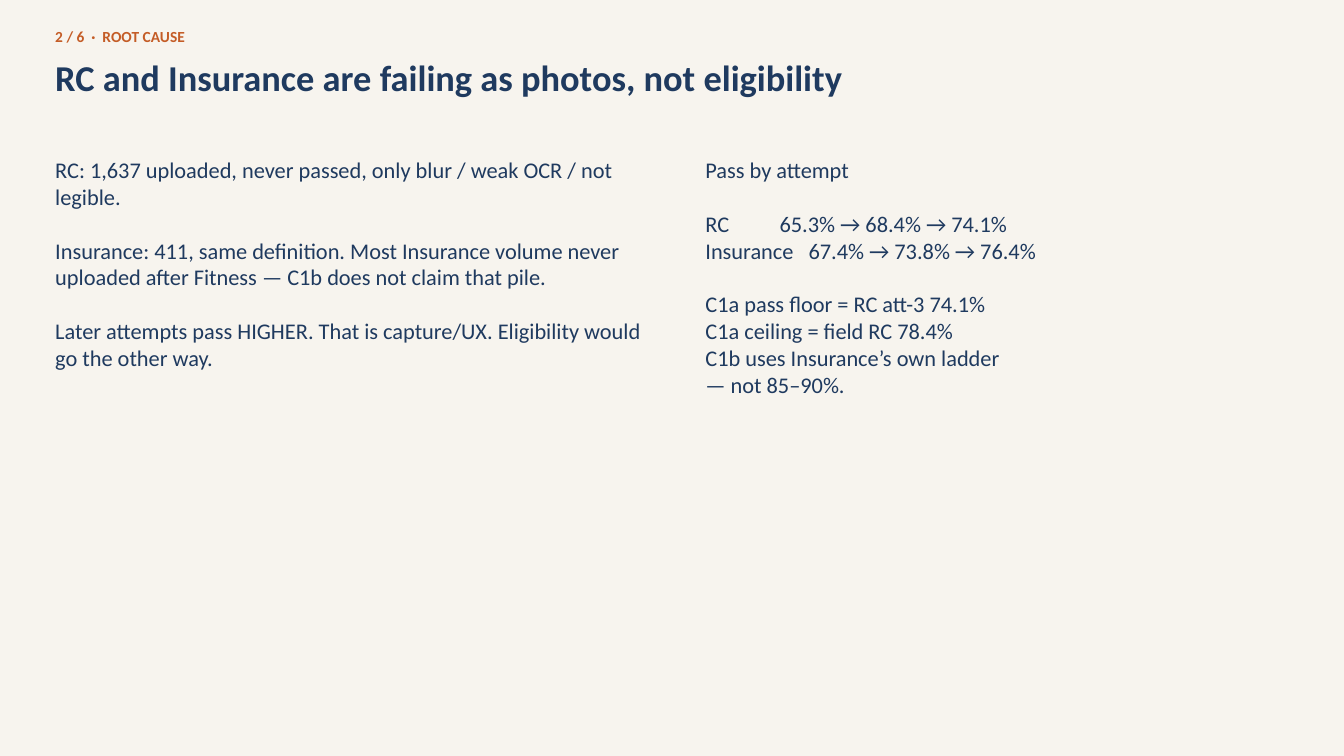
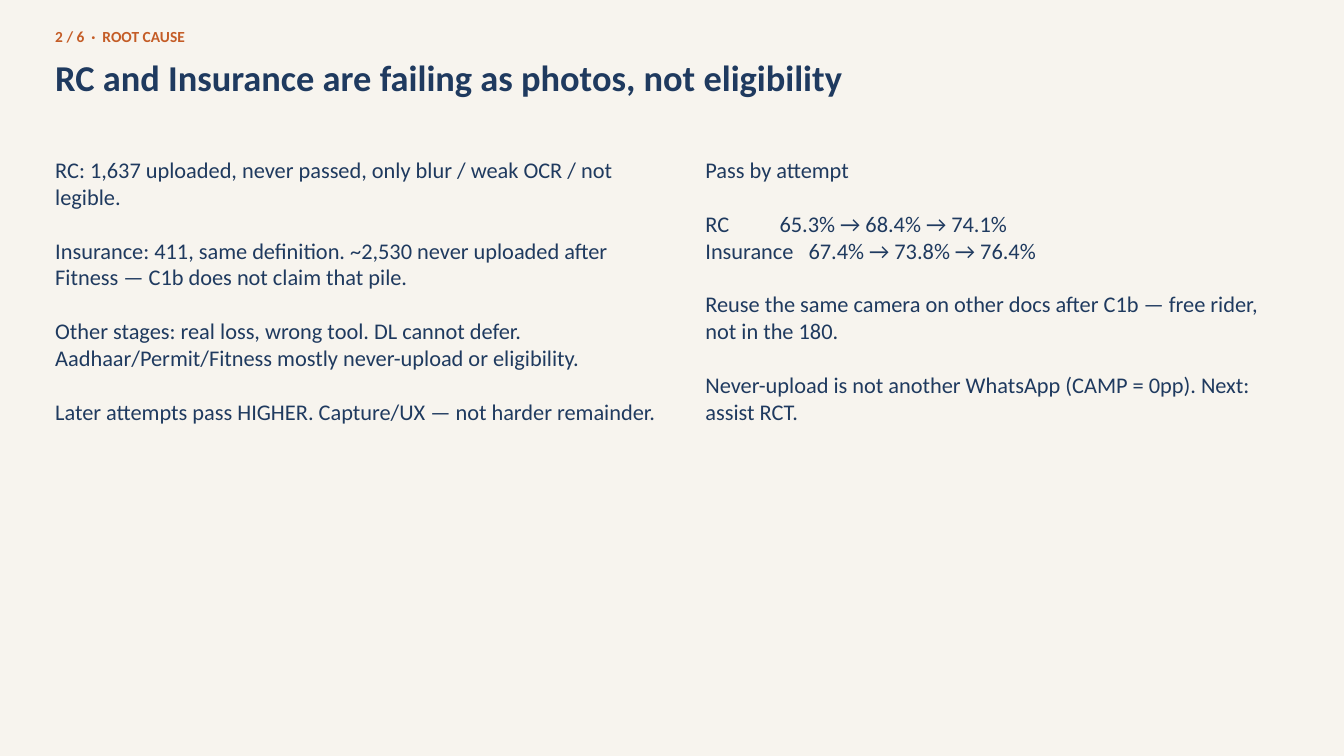
Before and after one commit to KRRamanathan/Project_R, a slide deck: slide 2 of DECK.pptx. Drawn at 1344x756 pixels with LibreOffice and Linux fonts; fonts in the diff are those of the drawing. Boxes give left, top, right and bottom in pixels: in the first picture for what was removed or moved away, otherwise in the second. Text is boxed around its words. In the diff, an @@ line names an element or a change of style, - is before the commit and + after.

Commit message:
Spell out leftover leaks as a queue, not extra banked volume.
Memo and deck now say why DL/Aadhaar/Permit/Fitness are not the rec
(never-upload or eligibility), that the same camera after C1b is a free
rider not in the 180, and that never-upload is an assist RCT — not
another WhatsApp. Airport rec 2 is explicit: do not hire.

```diff
--- a/DECK.pptx
+++ b/DECK.pptx
@@ text at [55,162,655,424]: text changed @@
-RC: 1,637 uploaded, never passed, only blur / weak OCR / not legible.
-Insurance: 411, same definition. Most Insurance volume never uploaded after Fitness — C1b does not claim that pile.
-Later attempts pass HIGHER. That is capture/UX. Eligibility would go the other way.
+RC: 1,637 uploaded, never passed, only blur / weak OCR / not legible.
+Insurance: 411, same definition. ~2,530 never uploaded after Fitness — C1b does not claim that pile.
+Other stages: real loss, wrong tool. DL cannot defer. Aadhaar/Permit/Fitness mostly never-upload or eligibility.
+Later attempts pass HIGHER. Capture/UX — not harder remainder.
@@ text at [705,162,1257,420]: text changed @@
-Pass by attempt
-RC 65.3% → 68.4% → 74.1%
-Insurance 67.4% → 73.8% → 76.4%
-C1a pass floor = RC att-3 74.1%
-C1a ceiling = field RC 78.4%
-C1b uses Insurance’s own ladder
-— not 85–90%.
+Pass by attempt
+RC 65.3% → 68.4% → 74.1%
+Insurance 67.4% → 73.8% → 76.4%
+Reuse the same camera on other docs after C1b — free rider, not in the 180.
+Never-upload is not another WhatsApp (CAMP = 0pp). Next: assist RCT.
```
Also in this commit, not shown: 3 other slides changed, 6 other files.
